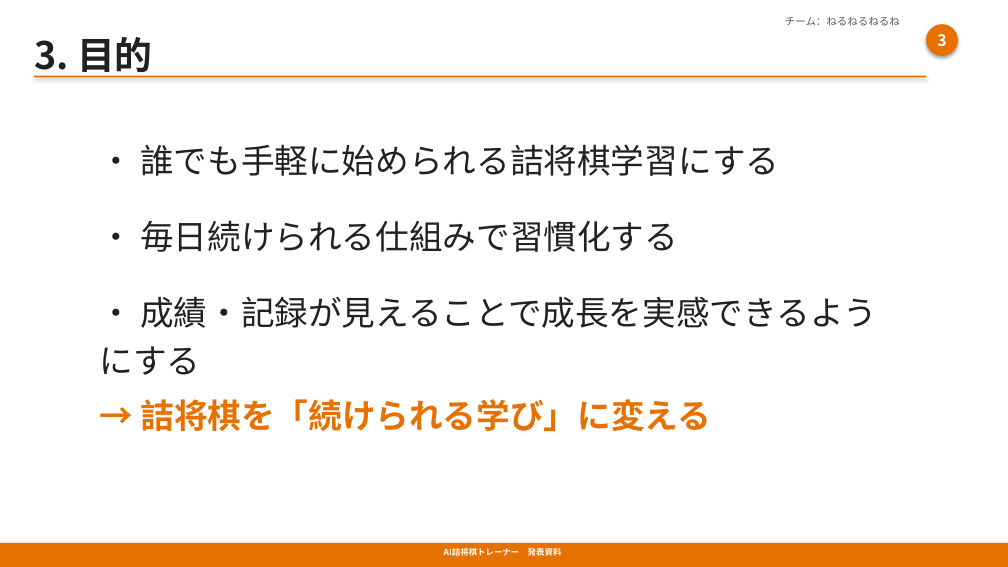
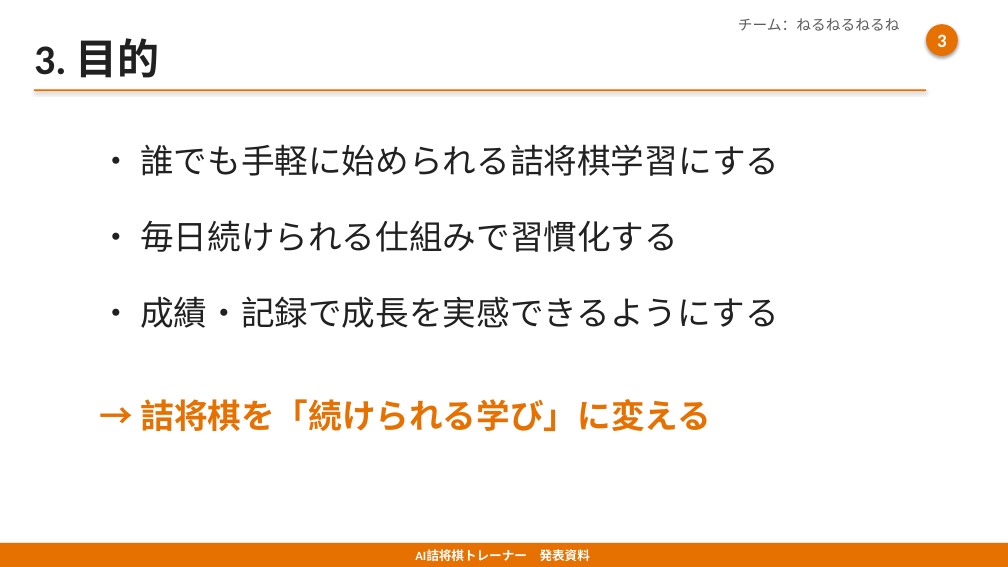
Before and after one commit to yoichi-project01/shogi-tsume-ai, a slide deck: slide 4 of AI詰将棋トレーナー_発表用.pptx. Drawn at 1008x567 pixels with LibreOffice and Linux fonts; fonts in the diff are those of the drawing. Boxes give left, top, right and bottom in pixels: in the first picture for what was removed or moved away, otherwise in the second. Text is boxed around its words. In the diff, an @@ line names an element or a change of style, - is before the commit and + after.

```diff
--- a/AI詰将棋トレーナー_発表用.pptx
+++ b/AI詰将棋トレーナー_発表用.pptx
@@ text "3. 目的" at [34,38,160,78]: size 36 to 40 pt, font Noto Sans CJK JP to Calibri @@
@@ text "チーム：ねるねるねるね" at [738,18,900,31]: size 10 to 14 pt, font Noto Sans CJK JP to Calibri @@
@@ rectangle: place and size @@
-rectangle at [34,76,926,78]
+rectangle at [34,89,926,91]
@@ text at [99,296,778,328]: text changed; font Noto Sans CJK JP to Calibri @@
-・ 成績・記録が見えることで成長を実感できるようにする
+・ 成績・記録で成長を実感できるようにする
@@ text "AI詰将棋トレーナー 発表資料" at [415,549,590,561]: size 8 to 12 pt, font Noto Sans CJK JP to Calibri @@
```
Also in this commit, not shown: 20 other slides changed, 1 slide removed, 1 other file.
